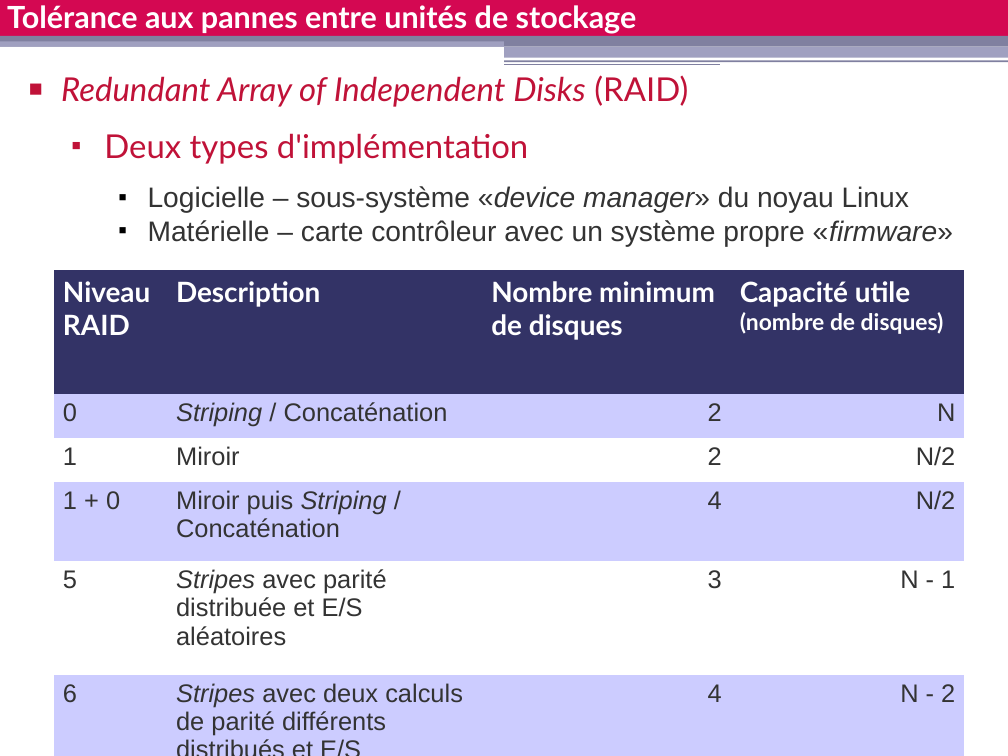
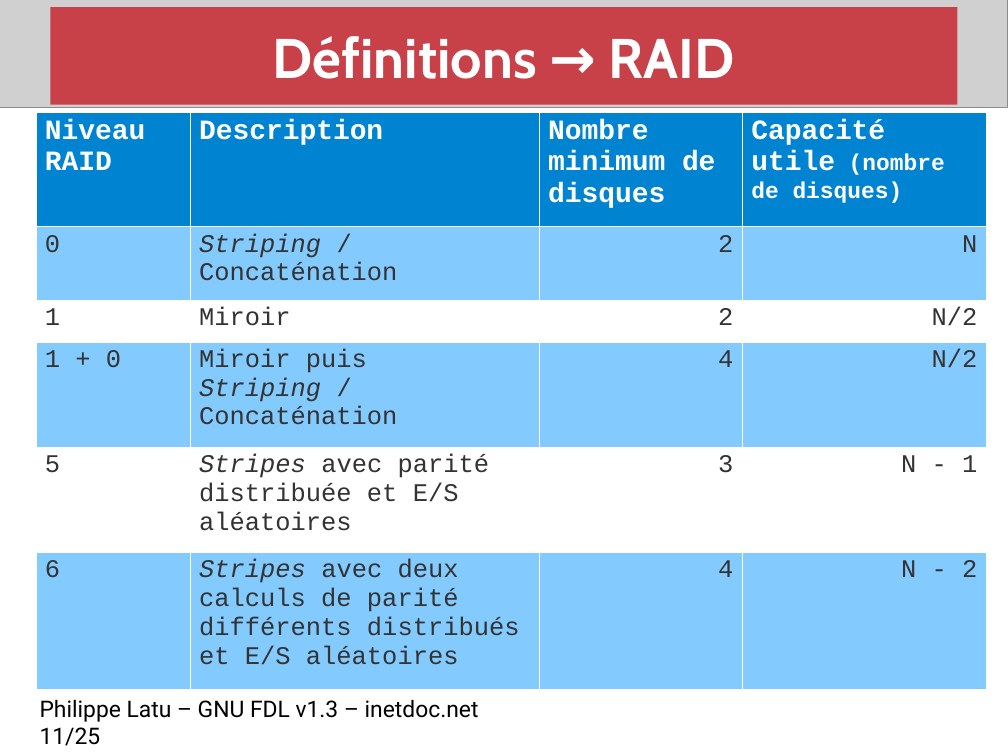
Before and after one commit to platu/inetdoc, a slide deck: slide 11 of presentations/stockage-reseau/stockage-reseau.odp (slide 12 before the commit). Drawn at 1008x756 pixels with LibreOffice and Linux fonts; fonts in the diff are those of the drawing; grey boxes stand for pictures. Boxes give left, top, right and bottom in pixels: in the first picture for what was removed or moved away, otherwise in the second. Text is boxed around its words. In the diff, an @@ line names an element or a change of style, - is before the commit and + after.

Commit message:
Nouvelle édition présentation Stockage Réseau

```diff
--- a/presentations/stockage-reseau/stockage-reseau.odp
+++ b/presentations/stockage-reseau/stockage-reseau.odp
@@ picture added at (0,0,1008,108) @@
@@ text removed at (7,5,637,34) @@
-Tolérance aux pannes entre unités de stockage
@@ title added at (50,7,958,105), fill #C5000B at 69% opacity, 44 pt, text #FFFFFF, bold @@
+Définitions → RAID
@@ group removed at (0,0,1008,82): 5 rectangles, 2 lines @@
@@ text removed at (61,75,953,246) @@
-■ Redundant Array of Independent Disks (RAID)
-  ■ Deux types d'implémentation
-    ■ Logicielle – sous-système «device manager» du noyau Linux
-    ■ Matérielle – carte contrôleur avec un système propre «firmware»
@@ table at (36,112,987,690) @@
@@ fill #333366 to #0084D1 in row 1 @@
@@ fill #CCCCFF to #83CAFF in 12 cells @@
@@ font Lato to Courier New in "Niveau RAID", "Description", "Nombre minimum de disques", "Capacité utile (nombre de disques)" @@
@@ font Arial to Courier New in "0", "Striping / Concaténation", "2", "N" and 16 more places @@
@@ borders changed @@
@@ table: place and size @@
-table at (54,270,965,739)
+table at (36,112,987,690)
@@ text added at (40,700,479,746), 18 pt, text #000000 @@
+Philippe Latu – GNU FDL v1.3 – inetdoc.net 11/25
```
Also in this commit, not shown: 4 other slides changed, 20 slides added, 20 slides removed, 2 other files.
